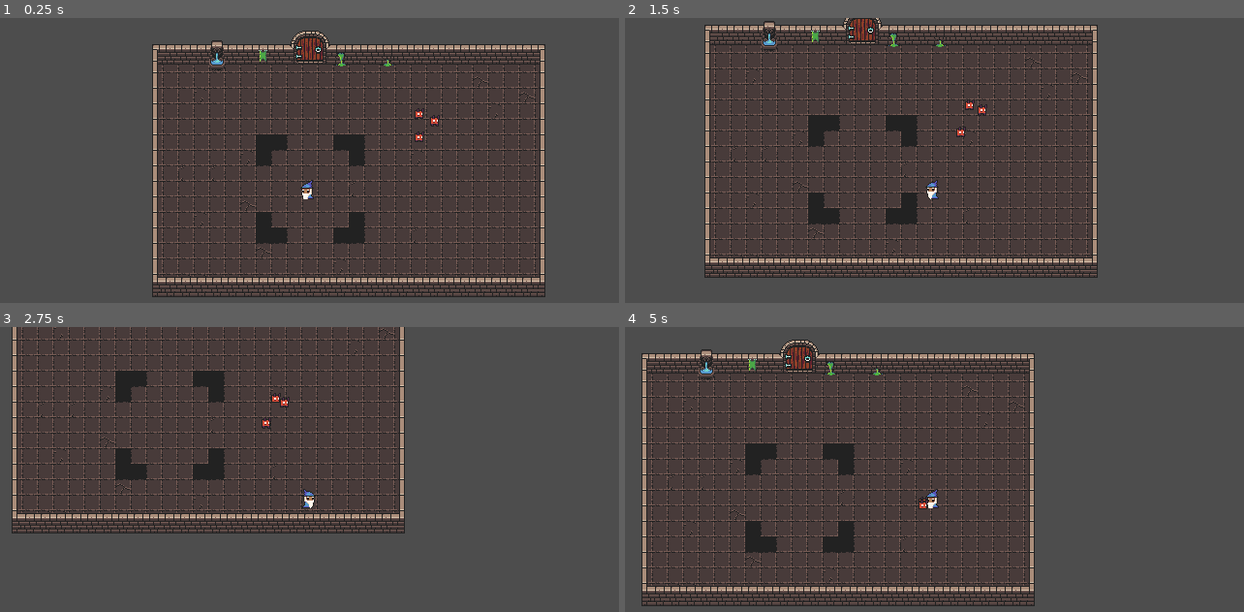
Above: before the commit, frames 1-4 (two rows, left to right).
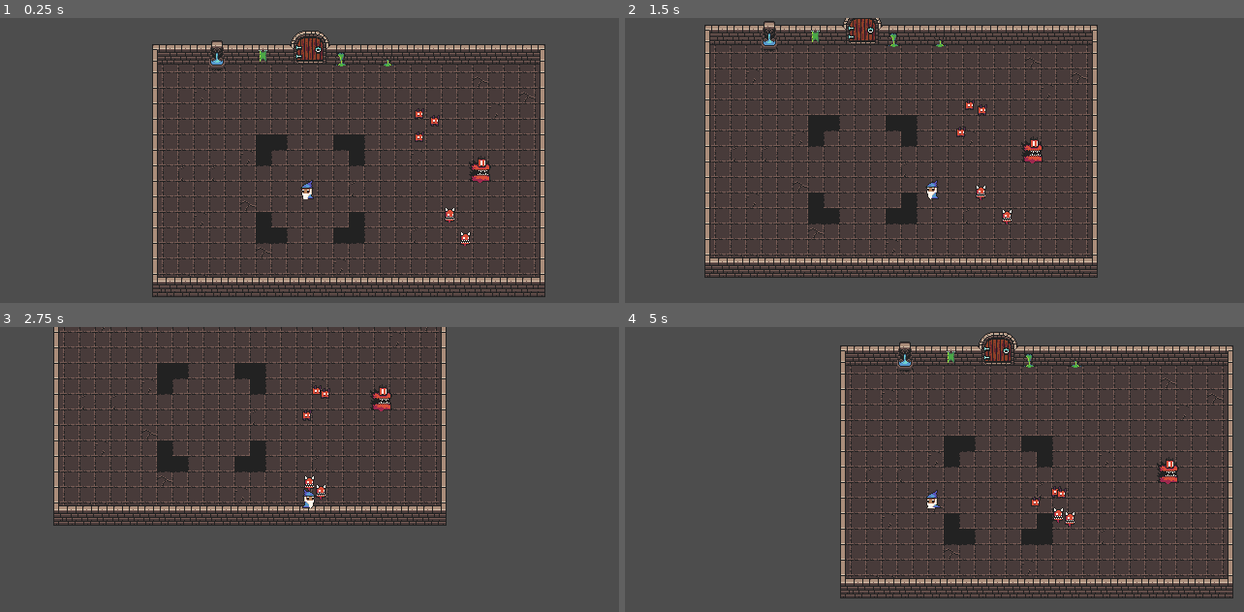
Above: after the commit, the same moments.

Repository: bloyot/arena-roguelike-prototype
Game: Godot game, scene res://scenes/test.tscn
Two runs of this game, one before a commit and one after it. Both use one fixed random seed, a clock stepped at 60 frames per second and the inputs below.
Inputs (mouse positions are in pixels of both pictures, inside the frame that each line leads up to):
- Up to frame 1 (0.25 s): no input
- Up to frame 2 (1.5 s): tap Enter at 0.5 s; move the mouse to (1070, 174) at 0.52 s; hold D (move_right) 0.53-1.28 s; click (1070, 174) at 0.6 s; move the mouse to (810, 208) at 1.27 s; hold S (move_down) from 1.28 s (still down); tap Q (ability_2) at 1.35 s
- Up to frame 3 (2.75 s): move the mouse to (371, 423) at 2.02 s; release S (move_down) at 2.03 s; hold D (move_right) from 2.03 s (still down); tap E (ability_3) at 2.1 s
- Up to frame 4 (5 s): move the mouse to (903, 572) at 2.77 s; release D (move_right) at 2.78 s; hold W (move_up) 2.78-3.53 s; tap Space (ability_4) at 2.85 s; move the mouse to (1120, 555) at 3.52 s; hold A (move_left) from 3.53 s (still down); click (1120, 555) at 3.6 s; move the mouse to (748, 449) at 4.27 s; tap Q (ability_2) at 4.35 s

The runs differ from the first frame. In frame 1, 0.4% of the frame differs, in the area x 71-80%, y 48-80%; in frame 2, 0.4%; in frame 3, 20%; in frame 4, 30%, in the area x 2-99%, y 1-98%.
Error in both runs: Invalid access of index '1' on a base object of type: 'Array[Ability]'. (res://scripts/ability/ability_system.gd:18)

Commit message:
adding new enemy types

Diff:
--- /dev/null
+++ b/assets/enemy/big_demon/big_demon_sprite.tres
@@ -0,0 +1,47 @@
+[gd_resource type="SpriteFrames" load_steps=9 format=3 uid="uid://cqv0am6ghbe1a"]
+
+[ext_resource type="Texture2D" uid="uid://cmmc1gydgnw38" path="res://assets/enemy/big_demon/idle/big_demon_idle_anim_f0.png" id="1_0xxfc"]
+[ext_resource type="Texture2D" uid="uid://clcaw8v1kcfva" path="res://assets/enemy/big_demon/idle/big_demon_idle_anim_f1.png" id="2_28ar5"]
+[ext_resource type="Texture2D" uid="uid://dcbanklonlds8" path="res://assets/enemy/big_demon/idle/big_demon_idle_anim_f2.png" id="3_njdvp"]
+[ext_resource type="Texture2D" uid="uid://cv05vfs1mb18s" path="res://assets/enemy/big_demon/idle/big_demon_idle_anim_f3.png" id="4_jyftd"]
+[ext_resource type="Texture2D" uid="uid://dd26gq1yjk34y" path="res://assets/enemy/big_demon/run/big_demon_run_anim_f0.png" id="5_gskg4"]
+[ext_resource type="Texture2D" uid="uid://b3gsm2xei45w2" path="res://assets/enemy/big_demon/run/big_demon_run_anim_f1.png" id="6_k4nbb"]
+[ext_resource type="Texture2D" uid="uid://cpijxkwbdgmrg" path="res://assets/enemy/big_demon/run/big_demon_run_anim_f2.png" id="7_lfmgx"]
+[ext_resource type="Texture2D" uid="uid://clleih133p12p" path="res://assets/enemy/big_demon/run/big_demon_run_anim_f3.png" id="8_02kdk"]
+
+[resource]
+animations = [{
+"frames": [{
+"duration": 1.0,
+"texture": ExtResource("1_0xxfc")
+}, {
+"duration": 1.0,
+"texture": ExtResource("2_28ar5")
+}, {
+"duration": 1.0,
+"texture": ExtResource("3_njdvp")
+}, {
+"duration": 1.0,
+"texture": ExtResource("4_jyftd")
+}],
+"loop": true,
+"name": &"idle",
+"speed": 6.0
+}, {
+"frames": [{
+"duration": 1.0,
+"texture": ExtResource("5_gskg4")
+}, {
+"duration": 1.0,
+"texture": ExtResource("6_k4nbb")
+}, {
+"duration": 1.0,
+"texture": ExtResource("7_lfmgx")
+}, {
+"duration": 1.0,
+"texture": ExtResource("8_02kdk")
+}],
+"loop": true,
+"name": &"run",
+"speed": 6.0
+}]
--- /dev/null
+++ b/assets/enemy/chort/chort_sprite.tres
@@ -0,0 +1,47 @@
+[gd_resource type="SpriteFrames" load_steps=9 format=3 uid="uid://bsxw8xyj34lbb"]
+
+[ext_resource type="Texture2D" uid="uid://clgjul4kh77v5" path="res://assets/enemy/chort/idle/chort_idle_anim_f0.png" id="1_h6h8u"]
+[ext_resource type="Texture2D" uid="uid://736g3k1walbi" path="res://assets/enemy/chort/idle/chort_idle_anim_f1.png" id="2_ir7pq"]
+[ext_resource type="Texture2D" uid="uid://bdg4dedjpkdqm" path="res://assets/enemy/chort/idle/chort_idle_anim_f2.png" id="3_5i5pr"]
+[ext_resource type="Texture2D" uid="uid://c4de0wdx4jdfv" path="res://assets/enemy/chort/idle/chort_idle_anim_f3.png" id="4_jcodp"]
+[ext_resource type="Texture2D" uid="uid://chp0ar0h4fjea" path="res://assets/enemy/chort/run/chort_run_anim_f0.png" id="5_hoj7k"]
+[ext_resource type="Texture2D" uid="uid://cjhfjtcmlayw8" path="res://assets/enemy/chort/run/chort_run_anim_f1.png" id="6_msby2"]
+[ext_resource type="Texture2D" uid="uid://bvluex5kj6i2h" path="res://assets/enemy/chort/run/chort_run_anim_f2.png" id="7_rn2pu"]
+[ext_resource type="Texture2D" uid="uid://brf0lg662odwf" path="res://assets/enemy/chort/run/chort_run_anim_f3.png" id="8_l44q5"]
+
+[resource]
+animations = [{
+"frames": [{
+"duration": 1.0,
+"texture": ExtResource("1_h6h8u")
+}, {
+"duration": 1.0,
+"texture": ExtResource("2_ir7pq")
+}, {
+"duration": 1.0,
+"texture": ExtResource("3_5i5pr")
+}, {
+"duration": 1.0,
+"texture": ExtResource("4_jcodp")
+}],
+"loop": true,
+"name": &"idle",
+"speed": 6.0
+}, {
+"frames": [{
+"duration": 1.0,
+"texture": ExtResource("5_hoj7k")
+}, {
+"duration": 1.0,
+"texture": ExtResource("6_msby2")
+}, {
+"duration": 1.0,
+"texture": ExtResource("7_rn2pu")
+}, {
+"duration": 1.0,
+"texture": ExtResource("8_l44q5")
+}],
+"loop": true,
+"name": &"run",
+"speed": 6.0
+}]
--- a/project.godot
+++ b/project.godot
@@ -29,6 +29,7 @@
 [file_customization]
 
 folder_colors={
+"res://addons/": "gray",
 "res://assets/": "red",
 "res://scenes/": "orange",
 "res://scripts/": "purple",
--- /dev/null
+++ b/scenes/enemy/big_demon.tscn
@@ -0,0 +1,38 @@
+[gd_scene load_steps=6 format=3 uid="uid://dqx0v8pfqoius"]
+
+[ext_resource type="Script" uid="uid://cwr5qww1sayrk" path="res://scripts/enemy/big_demon.gd" id="1_xn5fc"]
+[ext_resource type="Material" uid="uid://ch5t2j6yu7064" path="res://assets/hit_flash.tres" id="2_kquk8"]
+[ext_resource type="SpriteFrames" uid="uid://cqv0am6ghbe1a" path="res://assets/enemy/big_demon/big_demon_sprite.tres" id="2_xn5fc"]
+
+[sub_resource type="CapsuleShape2D" id="CapsuleShape2D_vt4oo"]
+height = 32.0
+
+[sub_resource type="RectangleShape2D" id="RectangleShape2D_vt4oo"]
+size = Vector2(22, 28)
+
+[node name="BigDemon" type="CharacterBody2D"]
+script = ExtResource("1_xn5fc")
+contact_damage = 10
+contact_tick_rate_s = 0.2
+move_speed = 15.0
+aggro_range = 100.0
+
+[node name="CollisionShape2D" type="CollisionShape2D" parent="."]
+position = Vector2(0, 1)
+shape = SubResource("CapsuleShape2D_vt4oo")
+
+[node name="AnimatedSprite2D" type="AnimatedSprite2D" parent="."]
+material = ExtResource("2_kquk8")
+sprite_frames = ExtResource("2_xn5fc")
+animation = &"run"
+metadata/_edit_lock_ = true
+
+[node name="Hitbox" type="Area2D" parent="."]
+collision_layer = 4
+collision_mask = 2
+
+[node name="CollisionShape2D" type="CollisionShape2D" parent="Hitbox"]
+position = Vector2(-1, 2)
+shape = SubResource("RectangleShape2D_vt4oo")
+
+[node name="NavigationAgent2D" type="NavigationAgent2D" parent="."]
--- /dev/null
+++ b/scenes/enemy/chort.tscn
@@ -0,0 +1,40 @@
+[gd_scene load_steps=6 format=3 uid="uid://duthgcyg0n6ry"]
+
+[ext_resource type="Script" uid="uid://d0ojepyintvg7" path="res://scripts/enemy/chort.gd" id="1_t1osx"]
+[ext_resource type="SpriteFrames" uid="uid://bsxw8xyj34lbb" path="res://assets/enemy/chort/chort_sprite.tres" id="1_vt4oo"]
+[ext_resource type="Material" uid="uid://ch5t2j6yu7064" path="res://assets/hit_flash.tres" id="2_wqtgy"]
+
+[sub_resource type="CapsuleShape2D" id="CapsuleShape2D_vt4oo"]
+radius = 6.0
+height = 24.0
+
+[sub_resource type="RectangleShape2D" id="RectangleShape2D_vt4oo"]
+size = Vector2(11, 21)
+
+[node name="Chort" type="CharacterBody2D"]
+script = ExtResource("1_t1osx")
+contact_damage = 5
+contact_tick_rate_s = 0.2
+move_speed = 45.0
+aggro_range = 100.0
+
+[node name="CollisionShape2D" type="CollisionShape2D" parent="."]
+position = Vector2(0, 1)
+shape = SubResource("CapsuleShape2D_vt4oo")
+
+[node name="AnimatedSprite2D" type="AnimatedSprite2D" parent="."]
+material = ExtResource("2_wqtgy")
+sprite_frames = ExtResource("1_vt4oo")
+animation = &"run"
+frame_progress = 0.59089625
+metadata/_edit_lock_ = true
+
+[node name="Hitbox" type="Area2D" parent="."]
+collision_layer = 4
+collision_mask = 2
+
+[node name="CollisionShape2D" type="CollisionShape2D" parent="Hitbox"]
+position = Vector2(0.5, 0.5)
+shape = SubResource("RectangleShape2D_vt4oo")
+
+[node name="NavigationAgent2D" type="NavigationAgent2D" parent="."]
--- a/scenes/test.tscn
+++ b/scenes/test.tscn
@@ -1,8 +1,10 @@
-[gd_scene load_steps=4 format=4 uid="uid://c0h5npv7vsge6"]
+[gd_scene load_steps=6 format=4 uid="uid://c0h5npv7vsge6"]
 
 [ext_resource type="TileSet" uid="uid://bk5s8shuuu403" path="res://assets/tiles.tres" id="1_errlg"]
 [ext_resource type="PackedScene" uid="uid://cxmr885n24ccj" path="res://scenes/player/player.tscn" id="2_bl13t"]
 [ext_resource type="PackedScene" uid="uid://vh57x8en1fcj" path="res://scenes/enemy/imp.tscn" id="3_iyx0m"]
+[ext_resource type="PackedScene" uid="uid://dqx0v8pfqoius" path="res://scenes/enemy/big_demon.tscn" id="4_j5jx5"]
+[ext_resource type="PackedScene" uid="uid://duthgcyg0n6ry" path="res://scenes/enemy/chort.tscn" id="5_lpvoh"]
 
 [node name="Test" type="Node2D"]
 
@@ -39,3 +41,15 @@
 [node name="ImpSprite3" parent="Objects/Enemies" node_paths=PackedStringArray("player") instance=ExtResource("3_iyx0m")]
 position = Vector2(280, 96)
 player = NodePath("../../Player")
+
+[node name="BigDemon" parent="Objects/Enemies" node_paths=PackedStringArray("player") instance=ExtResource("4_j5jx5")]
+position = Vector2(344, 128)
+player = NodePath("../../Player")
+
+[node name="Chort" parent="Objects/Enemies" node_paths=PackedStringArray("player") instance=ExtResource("5_lpvoh")]
+position = Vector2(312, 176)
+player = NodePath("../../Player")
+
+[node name="Chort2" parent="Objects/Enemies" node_paths=PackedStringArray("player") instance=ExtResource("5_lpvoh")]
+position = Vector2(328, 200)
+player = NodePath("../../Player")
--- /dev/null
+++ b/scripts/enemy/big_demon.gd
@@ -0,0 +1 @@
+class_name BigDemon extends Enemy
--- /dev/null
+++ b/scripts/enemy/chort.gd
@@ -0,0 +1 @@
+class_name Chort extends Enemy
Binary file added: assets/enemy/big_demon/idle/big_demon_idle_anim_f0.png
Binary file added: assets/enemy/big_demon/idle/big_demon_idle_anim_f1.png
Binary file added: assets/enemy/big_demon/idle/big_demon_idle_anim_f2.png
Binary file added: assets/enemy/big_demon/idle/big_demon_idle_anim_f3.png
Binary file added: assets/enemy/big_demon/run/big_demon_run_anim_f0.png
Binary file added: assets/enemy/big_demon/run/big_demon_run_anim_f1.png
Binary file added: assets/enemy/big_demon/run/big_demon_run_anim_f2.png
Binary file added: assets/enemy/big_demon/run/big_demon_run_anim_f3.png
Binary file added: assets/enemy/chort/idle/chort_idle_anim_f0.png
Binary file added: assets/enemy/chort/idle/chort_idle_anim_f1.png
Binary file added: assets/enemy/chort/idle/chort_idle_anim_f2.png
Binary file added: assets/enemy/chort/idle/chort_idle_anim_f3.png
(and 4 more such lines)
